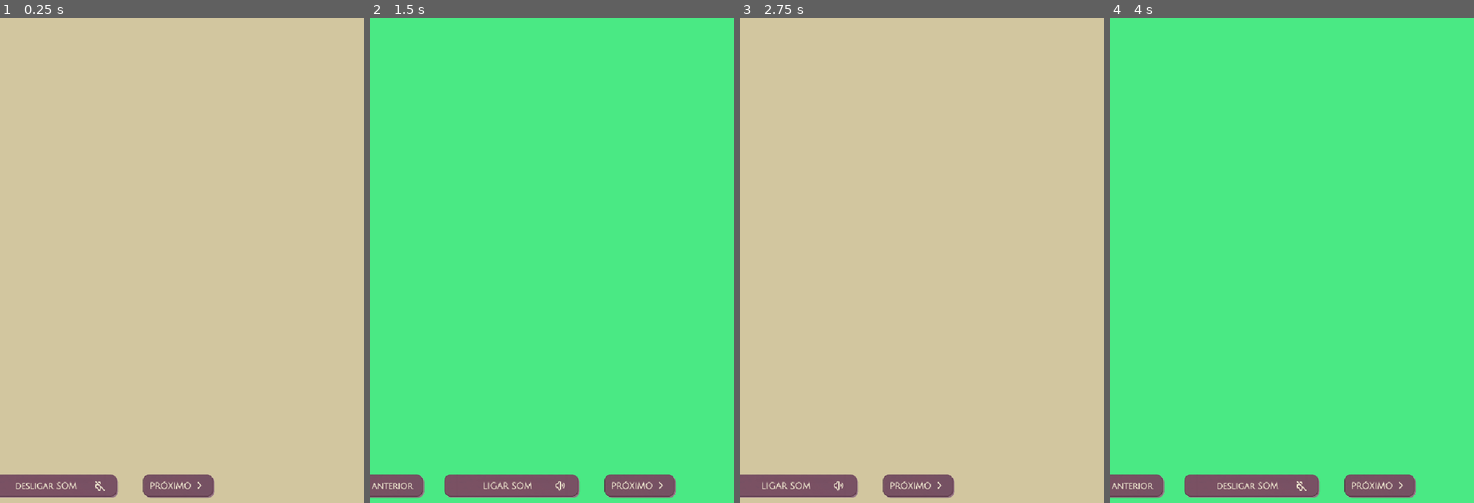
Above: before the commit, frames 1-4 (left to right).
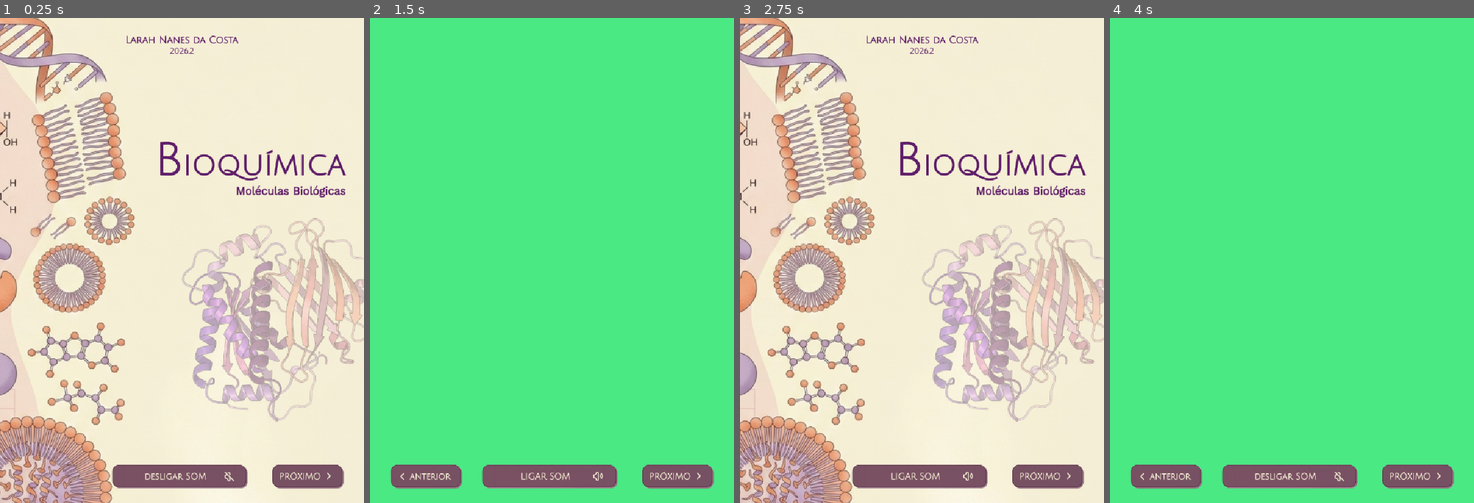
Above: after the commit, the same moments.

Repository: laahnanes/ebook-biomoleculas
Game: Godot game, scene res://scenes/components/main.tscn
Two runs of this game, one before a commit and one after it. Both use one fixed random seed, a clock stepped at 60 frames per second and the inputs below.
Inputs (mouse positions are in pixels of both pictures, inside the frame that each line leads up to; where the layout moved, square brackets give the same spot in the first picture):
- Up to frame 1 (0.25 s): no input
- Up to frame 2 (1.5 s): click (552, 478) [424, 488] at 0.5 s; click (679, 478) [548, 488] at 1.25 s
- Up to frame 3 (2.75 s): click (798, 478) [758, 488] at 2 s
- Up to frame 4 (4 s): click (1292, 478) [1164, 488] at 2.75 s; click (1419, 478) [1288, 488] at 3.5 s

The runs differ from the first frame. In frame 1, 97% of the frame differs, in the area x 0-100%, y 0-100%; in frame 2, 4.6%; in frame 3, 97%; in frame 4, 4.6%.

Commit message:
feat: adição do background da página de capa, contracapa e referências

Diff:
--- a/scenes/components/navigation/navigation.tscn
+++ b/scenes/components/navigation/navigation.tscn
@@ -13,6 +13,10 @@
 anchor_top = 1.0
 anchor_right = 1.0
 anchor_bottom = 1.0
+offset_left = 80.0
+offset_top = -20.0
+offset_right = 80.0
+offset_bottom = -20.0
 grow_horizontal = 2
 grow_vertical = 0
 script = ExtResource("1_rjri2")
--- a/scenes/pages/capa.tscn
+++ b/scenes/pages/capa.tscn
@@ -1,4 +1,6 @@
 [gd_scene format=3 uid="uid://5hh7g738vqfi"]
+
+[ext_resource type="Texture2D" uid="uid://cfj82fv1hhrbs" path="res://assets/backgrounds/Capa.png" id="1_2m0te"]
 
 [node name="Capa" type="Control" unique_id=1813498713]
 layout_mode = 3
@@ -8,11 +10,8 @@
 grow_horizontal = 2
 grow_vertical = 2
 
-[node name="ColorRect" type="ColorRect" parent="." unique_id=644932885]
-layout_mode = 1
-anchors_preset = 15
-anchor_right = 1.0
-anchor_bottom = 1.0
-grow_horizontal = 2
-grow_vertical = 2
-color = Color(0.82418025, 0.77693385, 0.6240572, 1)
+[node name="TextureRect" type="TextureRect" parent="." unique_id=1992627722]
+layout_mode = 0
+offset_right = 40.0
+offset_bottom = 40.0
+texture = ExtResource("1_2m0te")
--- a/scenes/pages/contracapa.tscn
+++ b/scenes/pages/contracapa.tscn
@@ -1,4 +1,6 @@
 [gd_scene format=3 uid="uid://b1gs7kvcuhmcu"]
+
+[ext_resource type="Texture2D" uid="uid://bmhpxbno65c0b" path="res://assets/backgrounds/Contracapa.png" id="1_stac2"]
 
 [node name="Contracapa" type="Control" unique_id=1813498713]
 layout_mode = 3
@@ -8,11 +10,8 @@
 grow_horizontal = 2
 grow_vertical = 2
 
-[node name="ColorRect" type="ColorRect" parent="." unique_id=644932885]
-layout_mode = 1
-anchors_preset = 15
-anchor_right = 1.0
-anchor_bottom = 1.0
-grow_horizontal = 2
-grow_vertical = 2
-color = Color(0.3370813, 0.8679293, 0.8784859, 1)
+[node name="TextureRect" type="TextureRect" parent="." unique_id=461019063]
+layout_mode = 0
+offset_right = 40.0
+offset_bottom = 40.0
+texture = ExtResource("1_stac2")
--- a/scenes/pages/referencias.tscn
+++ b/scenes/pages/referencias.tscn
@@ -1,4 +1,6 @@
 [gd_scene format=3 uid="uid://dhpwh0auokbam"]
+
+[ext_resource type="Texture2D" uid="uid://4luokh80ydng" path="res://assets/backgrounds/Referencias.png" id="1_hj1jq"]
 
 [node name="Referencias" type="Control" unique_id=1813498713]
 layout_mode = 3
@@ -8,11 +10,8 @@
 grow_horizontal = 2
 grow_vertical = 2
 
-[node name="ColorRect" type="ColorRect" parent="." unique_id=644932885]
-layout_mode = 1
-anchors_preset = 15
-anchor_right = 1.0
-anchor_bottom = 1.0
-grow_horizontal = 2
-grow_vertical = 2
-color = Color(0.97121626, 0.68687624, 0.7388256, 1)
+[node name="TextureRect" type="TextureRect" parent="." unique_id=570423692]
+layout_mode = 0
+offset_right = 40.0
+offset_bottom = 40.0
+texture = ExtResource("1_hj1jq")
--- a/scripts/main.gd
+++ b/scripts/main.gd
@@ -9,6 +9,7 @@
 
 var indice: int = 0
 var pagina_atual: Node = null
+var som_ligado: bool = true
 
 @onready var paginas: Control = $Pages
 @onready var navigation = $Navigation
@@ -18,6 +19,7 @@
 	navigation.voltar.connect(func(): ir_para(indice - 1))
 	navigation.avancar.connect(func(): ir_para(indice + 1))
 	navigation.inicio.connect(func(): ir_para(0))
+	navigation.audio.connect(_alternar_som)
 	ir_para(0)
 
 
@@ -28,3 +30,9 @@
 	pagina_atual = load(PAGINAS[indice]).instantiate()
 	paginas.add_child(pagina_atual)
 	navigation.configurar_pagina(indice, PAGINAS.size())
+
+
+func _alternar_som() -> void:
+	som_ligado = not som_ligado
+	# Silencia tudo (narração e, depois, os efeitos) pelo barramento principal.
+	AudioServer.set_bus_mute(AudioServer.get_bus_index("Master"), not som_ligado)
--- a/scripts/navigation.gd
+++ b/scripts/navigation.gd
@@ -19,9 +19,15 @@
 
 
 func configurar_pagina(pagina_atual: int, total_paginas: int):
-	btn_anterior.visible = pagina_atual > 0
-	btn_proxima.visible = pagina_atual < total_paginas - 1
-	btn_inicio.visible = pagina_atual == total_paginas - 1
+	var primeira := pagina_atual == 0
+	var ultima := pagina_atual == total_paginas - 1
+	# O Anterior fica invisível, mas continua ocupando o lugar dele.
+	# Assim os outros botões não mudam de posição de uma página para a outra.
+	btn_anterior.modulate.a = 0.0 if primeira else 1.0
+	btn_anterior.disabled = primeira
+	# Próximo e Voltar ao início dividem o mesmo espaço (SlotDireita).
+	btn_proxima.visible = not ultima
+	btn_inicio.visible = ultima
 
 
 func _on_btn_anterior_pressed():
Binary file added: assets/backgrounds/Capa.png
Not shown, added: assets/backgrounds/Capa.png.import
Binary file added: assets/backgrounds/Contracapa.png
Not shown, added: assets/backgrounds/Contracapa.png.import
Binary file added: assets/backgrounds/Referencias.png
Not shown, added: assets/backgrounds/Referencias.png.import
